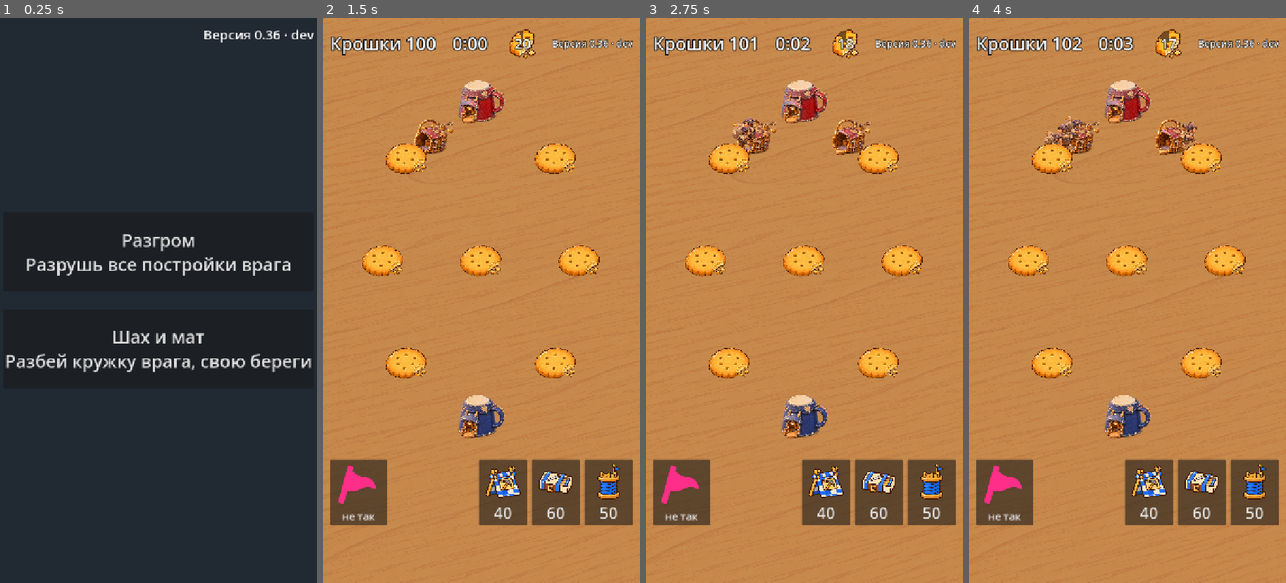
Above: before the commit, frames 1-4 (left to right).
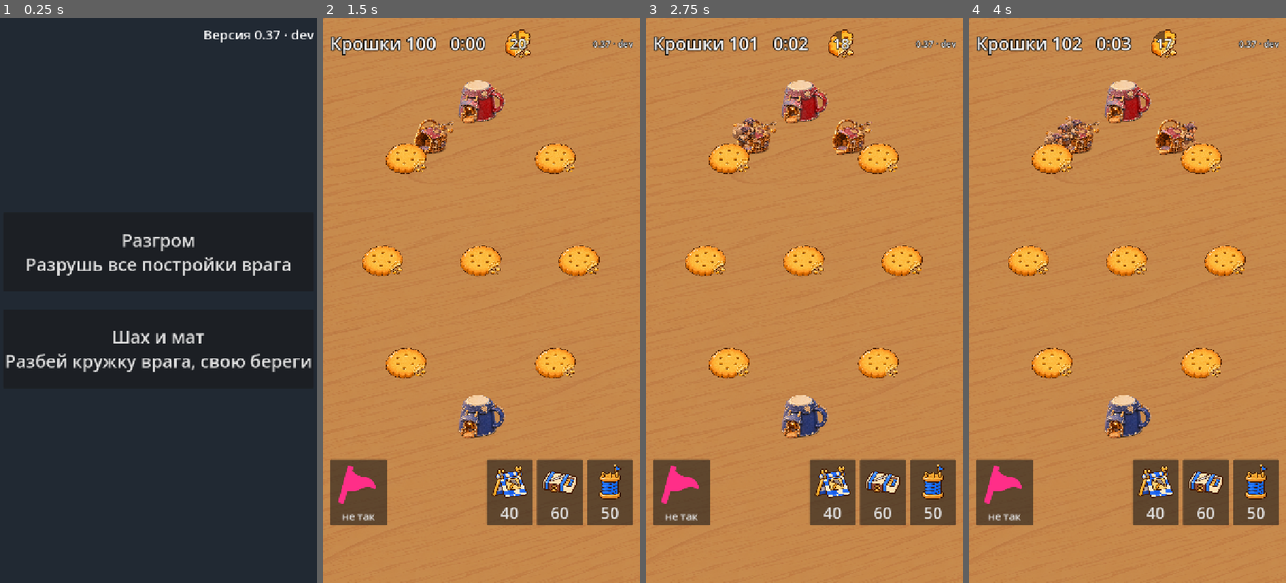
Above: after the commit, the same moments.

Repository: fishert2812/strategy-2d
Game: Godot game, scene res://scenes/main.tscn
The game is run twice, just before and just after one commit, with the same random seed, the same clock (stepped at 60 frames per second) and the same inputs.
Inputs (mouse positions are in pixels of both pictures, inside the frame that each line leads up to):
- Up to frame 1 (0.25 s): no input
- Up to frame 2 (1.5 s): click "Разгром Разрушь все постройки…" at 0.5 s; tap Enter at 1.25 s; move the mouse to (551, 272) at 1.27 s; click (551, 272) at 1.42 s
- Up to frame 3 (2.75 s): drag from (741, 328) to (788, 413) at 2.02 s
- Up to frame 4 (4 s): move the mouse to (1159, 176) at 2.77 s; click (1159, 176) at 2.92 s; drag from (1111, 413) to (1032, 215) at 3.52 s

The runs differ from the first frame. In frame 1, less than 0.1% of the frame differs, in the area x 86-89%, y 2-4%; in frame 2, 3.2%, in the area x 40-98%, y 2-90%; in frame 3, 3.2%; in frame 4, 3.2%.

Commit message:
Кнопки построек целиком на экране, шапка не растягивает раскладку (#64)
Co-Authored-By: Claude Opus 5.5 <noreply@anthropic.com>
Claude-Session: https://claude.ai/code/session_019VbyzJ8W3QpPGzTEiFrfae

Diff:
--- a/data/version.json
+++ b/data/version.json
@@ -1,3 +1,3 @@
 {
-	"number": "0.36"
+	"number": "0.37"
 }
--- a/scenes/battle.tscn
+++ b/scenes/battle.tscn
@@ -103,9 +103,14 @@
 
 [node name="Sha" type="Label" parent="Hud/Box/Top"]
 layout_mode = 2
+size_flags_horizontal = 3
+size_flags_stretch_ratio = 2.0
+horizontal_alignment = 2
+clip_text = true
+text_overrun_behavior = 3
 theme_override_colors/font_outline_color = Color(0, 0, 0, 1)
 theme_override_constants/outline_size = 6
-theme_override_font_sizes/font_size = 22
+theme_override_font_sizes/font_size = 20
 text = "dev"
 
 [node name="Debug" type="Label" parent="Hud/Box"]
@@ -161,7 +166,7 @@
 mouse_filter = 2
 
 [node name="camp" type="Button" parent="Hud/Box/Bar"]
-custom_minimum_size = Vector2(110, 150)
+custom_minimum_size = Vector2(104, 150)
 layout_mode = 2
 mouse_filter = 2
 theme_override_font_sizes/font_size = 36
@@ -171,7 +176,7 @@
 expand_icon = true
 
 [node name="barracks" type="Button" parent="Hud/Box/Bar"]
-custom_minimum_size = Vector2(110, 150)
+custom_minimum_size = Vector2(104, 150)
 layout_mode = 2
 mouse_filter = 2
 theme_override_font_sizes/font_size = 36
@@ -181,7 +186,7 @@
 expand_icon = true
 
 [node name="tower" type="Button" parent="Hud/Box/Bar"]
-custom_minimum_size = Vector2(110, 150)
+custom_minimum_size = Vector2(104, 150)
 layout_mode = 2
 mouse_filter = 2
 theme_override_font_sizes/font_size = 36
--- a/scripts/battle.gd
+++ b/scripts/battle.gd
@@ -46,7 +46,7 @@
 func _ready() -> void:
 	_preload(look)
 	_warm_up()
-	$Hud/Box/Top/Sha.text = Version.label()
+	$Hud/Box/Top/Sha.text = Version.short()
 	$Grass.texture = _tex(look.background)
 	$Grass.modulate = Color(look.background_tint)
 	for kind in buttons:
--- a/scripts/version.gd
+++ b/scripts/version.gd
@@ -21,3 +21,8 @@
 ## Подпись в углу экрана: «Версия 0.21 · 3f2a9c1».
 static func label() -> String:
 	return "Версия %s · %s" % [number(), sha()]
+
+
+## Короткая подпись для шапки боя, где мало места: «0.21 · 3f2a9c1».
+static func short() -> String:
+	return "%s · %s" % [number(), sha()]
--- a/tests/test_touch.gd
+++ b/tests/test_touch.gd
@@ -78,17 +78,36 @@
 func test_buttons_in_thumb_corner_and_off_the_field() -> String:
 	for size in SIZES:
 		var battle: Control = await _battle(size)
-		var field := Rect2(battle.world.to_global(Vector2.ZERO), Vector2(battle.sim.cfg.field[0], battle.sim.cfg.field[1]) * battle.world.scale)
-		var why := ""
-		for kind in battle.buttons:
-			var r: Rect2 = battle.buttons[kind].get_global_rect()
-			if r.position.x < size.x / 2 or r.end.y < size.y - 200:
-				why = "кнопка «%s» не в правом нижнем углу: %s" % [kind, r]
-			elif r.intersects(field):
-				why = "кнопка «%s» закрывает поле" % kind
+		var why := _buttons_why(battle, size)
+		var sha: Label = battle.get_node("Hud/Box/Top/Sha")
+		var need := sha.get_theme_font("font").get_string_size(sha.text, 0, -1, sha.get_theme_font_size("font_size")).x
+		if why == "" and need > sha.size.x + 1:
+			why = "версия «%s» не влезает в шапку: %.0f из %.0f" % [sha.text, need, sha.size.x]
+		if why == "":
+			var before: Vector2 = battle.buttons["camp"].global_position
+			sha.text = "0.99 · mmmmmmmmmmmm"
+			await battle.get_tree().process_frame
+			await battle.get_tree().process_frame
+			why = _buttons_why(battle, size)
+			if why == "" and battle.buttons["camp"].global_position != before:
+				why = "длинная версия в шапке сдвинула кнопки"
 		battle.get_parent().free()
 		if why != "":
 			return "%s (экран %dx%d)" % [why, size.x, size.y]
+	return ""
+
+
+## Кнопки целиком на экране, в правой нижней четверти и не на поле.
+func _buttons_why(battle: Control, size: Vector2) -> String:
+	var field := Rect2(battle.world.to_global(Vector2.ZERO), Vector2(battle.sim.cfg.field[0], battle.sim.cfg.field[1]) * battle.world.scale)
+	for kind in battle.buttons:
+		var r: Rect2 = battle.buttons[kind].get_global_rect()
+		if not Rect2(Vector2.ZERO, size).encloses(r):
+			return "кнопка «%s» вылезает за экран: %s" % [kind, r]
+		if r.position.x < size.x / 2 or r.end.y < size.y - 200:
+			return "кнопка «%s» не в правом нижнем углу: %s" % [kind, r]
+		if r.intersects(field):
+			return "кнопка «%s» закрывает поле" % kind
 	return ""
 
 
Not shown, changed: CHANGELOG.md
